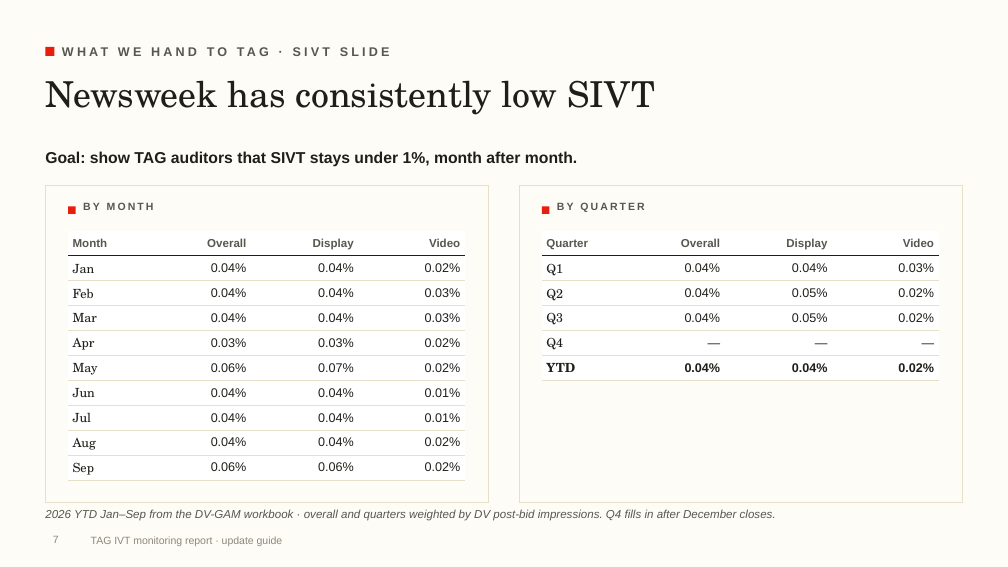
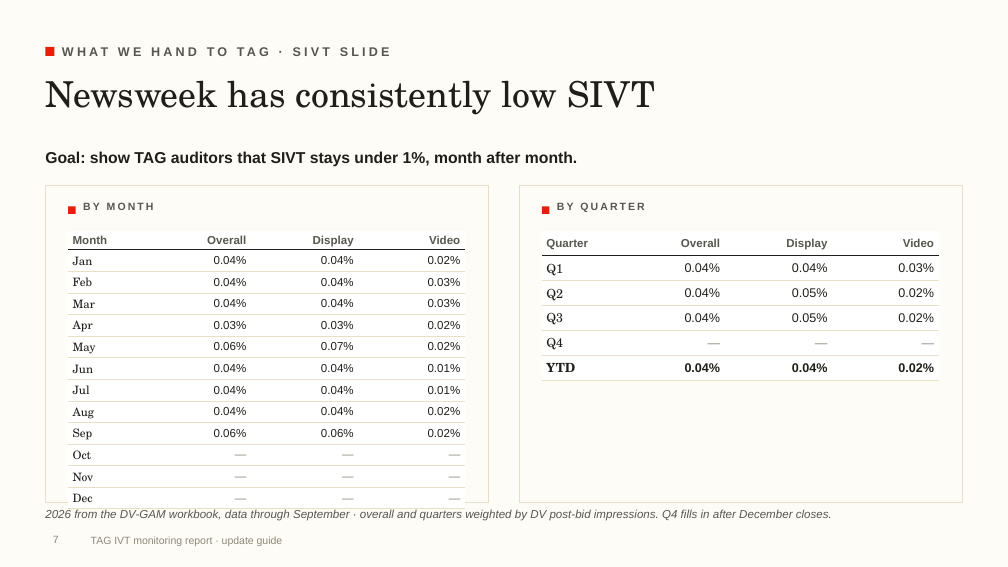
Before and after one commit to rogerhirano-nw/yield-dashboard, a slide deck: slide 7 of docs/TAG_IVT_Report_Update_Guide.pptx. Drawn at 1008x567 pixels with LibreOffice and Linux fonts; fonts in the diff are those of the drawing; background and template pictures are left out. Boxes give left, top, right and bottom in pixels: in the first picture for what was removed or moved away, otherwise in the second. Text is boxed around its words. In the diff, an @@ line names an element or a change of style, - is before the commit and + after.

```diff
--- a/docs/TAG_IVT_Report_Update_Guide.pptx
+++ b/docs/TAG_IVT_Report_Update_Guide.pptx
@@ table at <box>68,231,465,506</box> @@
+row 11: Oct | — | — | —
+row 12: Nov | — | — | —
+row 13: Dec | — | — | —
@@ table at <box>542,231,939,376</box> @@
@@ text colour #1F1E19 to #8C887B in "—", "—", "—" @@
@@ text at <box>45,509,832,521</box>: text changed @@
-2026 YTD Jan–Sep from the DV-GAM workbook · overall and quarters weighted by DV post-bid impressions. Q4 fills in after December closes.
+2026 from the DV-GAM workbook, data through September · overall and quarters weighted by DV post-bid impressions. Q4 fills in after December closes.
```
Also in this commit, not shown: 4 other slides changed, 1 other file.
